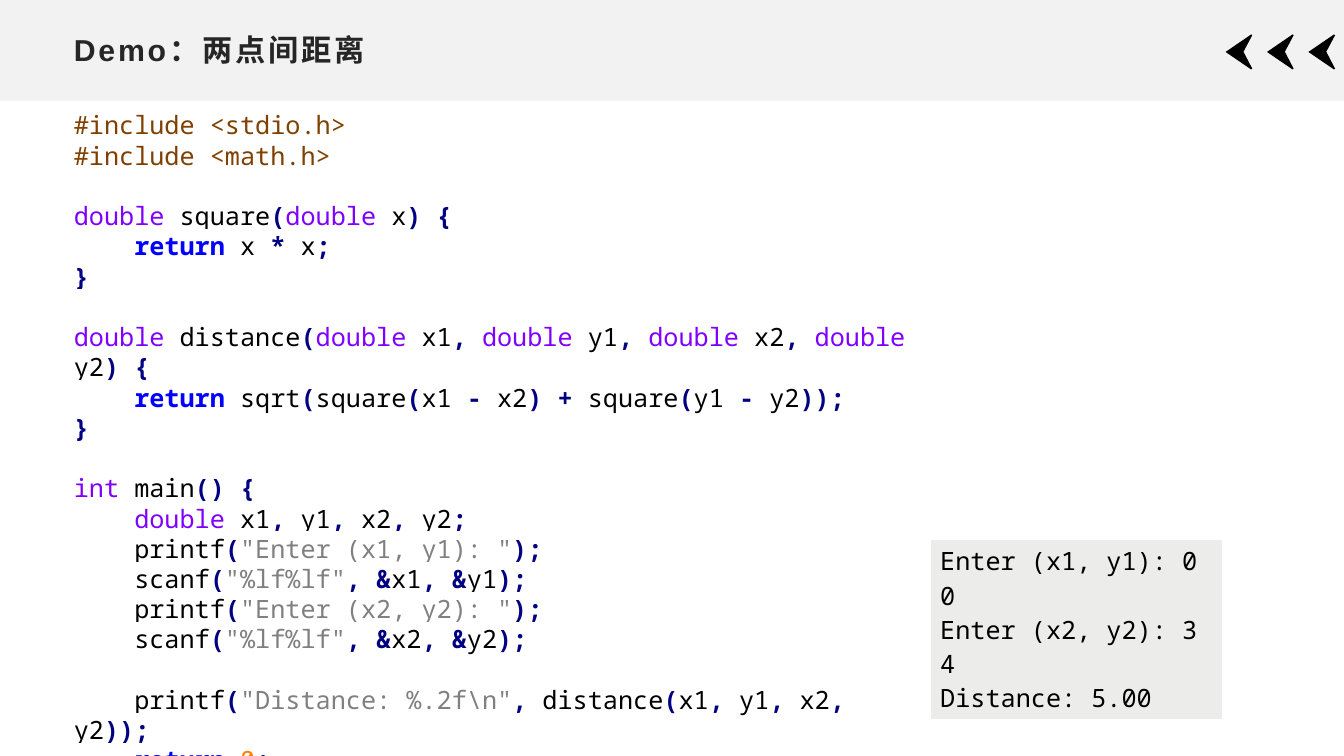
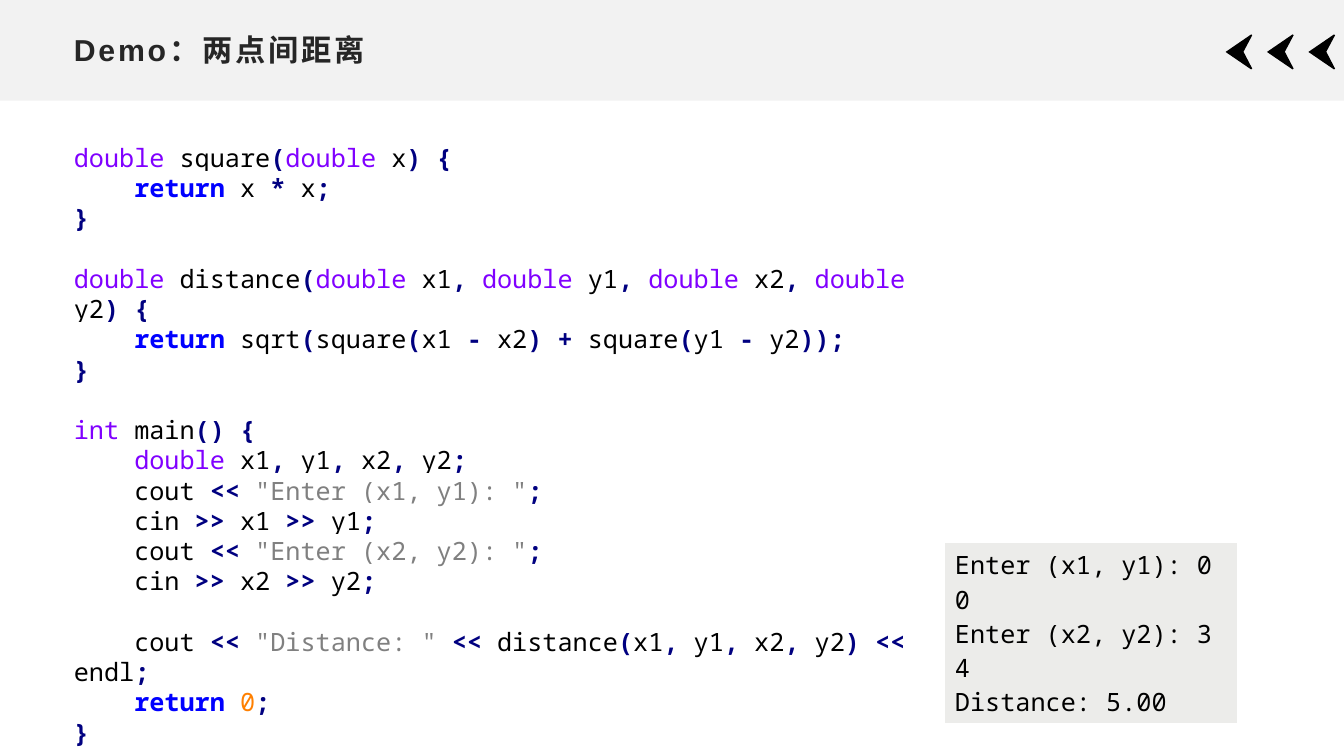
Before and after one commit to xdai02/C_Plus_Plus, a slide deck: slide 8 of slides/Chapter5.pptx. Drawn at 1344x756 pixels with LibreOffice and Linux fonts; fonts in the diff are those of the drawing. Boxes give left, top, right and bottom in pixels: in the first picture for what was removed or moved away, otherwise in the second. Text is boxed around its words. In the diff, an @@ line names an element or a change of style, - is before the commit and + after.

```diff
--- a/slides/Chapter5.pptx
+++ b/slides/Chapter5.pptx
@@ text at (74,115,346,166): paragraphs removed @@
-#include <stdio.h>
-#include <math.h>
@@ text "double square(double x) {": place and size @@
-text "double square(double x) {" at (74,115,906,743)
+text "double square(double x) {" at (74,148,906,712)
@@ text "double square(double x) {" at (74,148,906,712): alignment left to justified @@
@@ text at (74,482,860,685): text changed; text colour #808080 to #000000 @@
-printf("Enter (x1, y1): ");
-scanf("%lf%lf", &x1, &y1);
-printf("Enter (x2, y2): ");
-scanf("%lf%lf", &x2, &y2);
-printf("Distance: %.2f\n", distance(x1, y1, x2, y2));
+cout << "Enter (x1, y1): ";
+cin >> x1 >> y1;
+cout << "Enter (x2, y2): ";
+cin >> x2 >> y2;
+cout << "Distance: " << distance(x1, y1, x2, y2) << endl;
@@ table: place and size @@
-table at (931,539,1223,712)
+table at (945,543,1237,716)
```
Also in this commit, not shown: 27 other slides changed, 9 other files.
